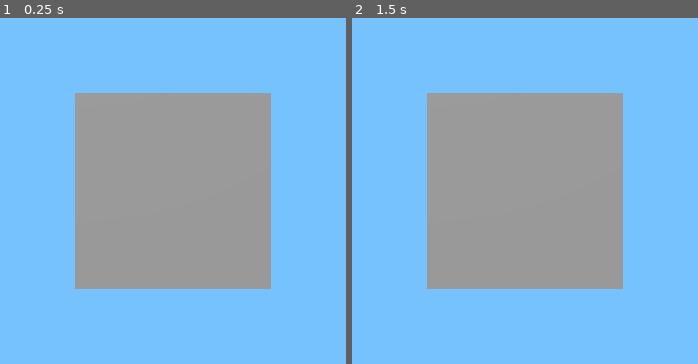
Above: before the commit, frames 1-2 (left to right).
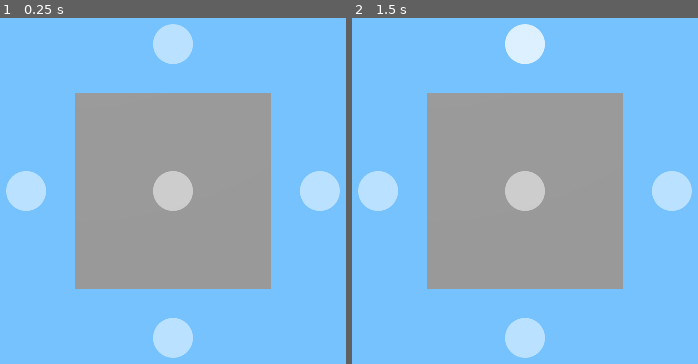
Above: after the commit, the same moments.

Repository: Bolgeg/godot_rubik
Game: Godot game, scene res://scenes/game.tscn
Two runs of this game, one before a commit and one after it. Both use one fixed random seed, a clock stepped at 60 frames per second and the inputs below.
Inputs (mouse positions are in pixels of both pictures, inside the frame that each line leads up to):
- Up to frame 1 (0.25 s): no input
- Up to frame 2 (1.5 s): click (525, 45) at 0.52 s; click (525, 45) at 1.27 s

The runs differ from the first frame. In frame 1, 5.3% of the frame differs, in the area x 1-99%, y 1-99%; in frame 2, 5.3%.

Commit message:
Add rotation buttons

Diff:
--- a/scenes/game.tscn
+++ b/scenes/game.tscn
@@ -1,5 +1,6 @@
-[gd_scene load_steps=4 format=3 uid="uid://cyfa27twph6dq"]
+[gd_scene load_steps=5 format=3 uid="uid://cyfa27twph6dq"]
 
+[ext_resource type="Script" uid="uid://cck6pb6qb4fuc" path="res://scripts/game.gd" id="1_lnu2h"]
 [ext_resource type="PackedScene" uid="uid://ddymmikb3a5el" path="res://scenes/cube.tscn" id="1_uwrxv"]
 [ext_resource type="Script" uid="uid://bqj4gldp170h3" path="res://scripts/camera_3d.gd" id="2_yqjtg"]
 
@@ -11,10 +12,12 @@
 reflected_light_source = 1
 
 [node name="Game" type="Node3D"]
+script = ExtResource("1_lnu2h")
 
 [node name="Cube" parent="." instance=ExtResource("1_uwrxv")]
 
 [node name="Camera3D" type="Camera3D" parent="."]
+unique_name_in_owner = true
 transform = Transform3D(1, 0, 0, 0, 1, 0, 0, 0, 1, 0, 0, 2)
 script = ExtResource("2_yqjtg")
 
@@ -26,3 +29,12 @@
 light_energy = 0.5
 
 [node name="CanvasLayer" type="CanvasLayer" parent="."]
+
+[node name="RotationButtons" type="Control" parent="CanvasLayer"]
+unique_name_in_owner = true
+layout_mode = 3
+anchors_preset = 15
+anchor_right = 1.0
+anchor_bottom = 1.0
+grow_horizontal = 2
+grow_vertical = 2
--- /dev/null
+++ b/scenes/rotation_button.tscn
@@ -0,0 +1,56 @@
+[gd_scene load_steps=5 format=3 uid="uid://bhnqnk5xbk7ag"]
+
+[ext_resource type="Script" uid="uid://dtjyds8erd1wl" path="res://scripts/rotation_button.gd" id="1_sdu60"]
+
+[sub_resource type="StyleBoxFlat" id="StyleBoxFlat_xxgi5"]
+resource_local_to_scene = true
+bg_color = Color(1, 1, 1, 0.752941)
+corner_radius_top_left = 32
+corner_radius_top_right = 32
+corner_radius_bottom_right = 32
+corner_radius_bottom_left = 32
+
+[sub_resource type="StyleBoxFlat" id="StyleBoxFlat_8w1jk"]
+resource_local_to_scene = true
+bg_color = Color(0.920995, 0.920995, 0.920995, 0.501961)
+corner_radius_top_left = 32
+corner_radius_top_right = 32
+corner_radius_bottom_right = 32
+corner_radius_bottom_left = 32
+
+[sub_resource type="StyleBoxFlat" id="StyleBoxFlat_77bhk"]
+resource_local_to_scene = true
+bg_color = Color(1, 1, 1, 0.501961)
+corner_radius_top_left = 32
+corner_radius_top_right = 32
+corner_radius_bottom_right = 32
+corner_radius_bottom_left = 32
+
+[node name="RotationButton" type="Control"]
+custom_minimum_size = Vector2(64, 64)
+layout_mode = 3
+anchors_preset = 8
+anchor_left = 0.5
+anchor_top = 0.5
+anchor_right = 0.5
+anchor_bottom = 0.5
+grow_horizontal = 2
+grow_vertical = 2
+pivot_offset = Vector2(32, 32)
+script = ExtResource("1_sdu60")
+
+[node name="Button" type="Button" parent="."]
+layout_mode = 1
+anchors_preset = 15
+anchor_right = 1.0
+anchor_bottom = 1.0
+grow_horizontal = 2
+grow_vertical = 2
+focus_mode = 0
+theme_override_styles/hover = SubResource("StyleBoxFlat_xxgi5")
+theme_override_styles/pressed = SubResource("StyleBoxFlat_8w1jk")
+theme_override_styles/normal = SubResource("StyleBoxFlat_77bhk")
+action_mode = 0
+button_mask = 3
+
+[connection signal="pressed" from="Button" to="." method="_on_button_pressed"]
--- a/scripts/camera_3d.gd
+++ b/scripts/camera_3d.gd
@@ -6,7 +6,7 @@
 
 var mouse_movement:=Vector2(0,0)
 
-func _unhandled_input(event: InputEvent) -> void:
+func _input(event: InputEvent) -> void:
 	if event is InputEventMouseMotion:
 		mouse_movement+=event.relative
 
@@ -18,6 +18,10 @@
 			-project_position(Vector2(0,0),surface_distance)
 			).length()
 		angles+=mouse_movement*radians_per_pixel
+		if angles.y<-PI/2:
+			angles.y=-PI/2
+		elif angles.y>PI/2:
+			angles.y=PI/2
 	mouse_movement=Vector2(0,0)
 
 	rotation.z=0
--- /dev/null
+++ b/scripts/game.gd
@@ -0,0 +1,33 @@
+extends Node3D
+
+@onready var camera:Camera3D=%Camera3D
+@onready var rotation_buttons:Control=%RotationButtons
+
+func _ready() -> void:
+	var rotation_button_scene:=preload("res://scenes/rotation_button.tscn")
+	for axis in [
+		Vector3.UP,
+		Vector3.DOWN,
+		Vector3.LEFT,
+		Vector3.RIGHT,
+		Vector3.FORWARD,
+		Vector3.BACK,
+	]:
+		var rotation_button:=rotation_button_scene.instantiate()
+		rotation_button.set_axis(axis)
+		rotation_button.pressed.connect(_on_rotation_button_pressed)
+		rotation_buttons.add_child(rotation_button)
+	update_rotation_button_positions()
+
+func _process(_delta: float) -> void:
+	update_rotation_button_positions()
+
+func update_rotation_button_positions():
+	for button:Control in rotation_buttons.get_children():
+		var screen_position:=camera.unproject_position(button.axis)
+		button.set_global_position(screen_position-button.pivot_offset,true)
+		var dot_product=camera.position.normalized().dot(button.axis)
+		button.visible= dot_product>-0.3
+
+func _on_rotation_button_pressed(button_axis:Vector3):
+	pass
--- /dev/null
+++ b/scripts/rotation_button.gd
@@ -0,0 +1,11 @@
+extends Control
+
+signal pressed(button_axis:Vector3)
+
+var axis:=Vector3(1,0,0)
+
+func set_axis(axis_to_set:Vector3):
+	axis=axis_to_set
+
+func _on_button_pressed() -> void:
+	pressed.emit(axis)
Not shown, added: scripts/game.gd.uid
Not shown, added: scripts/rotation_button.gd.uid
